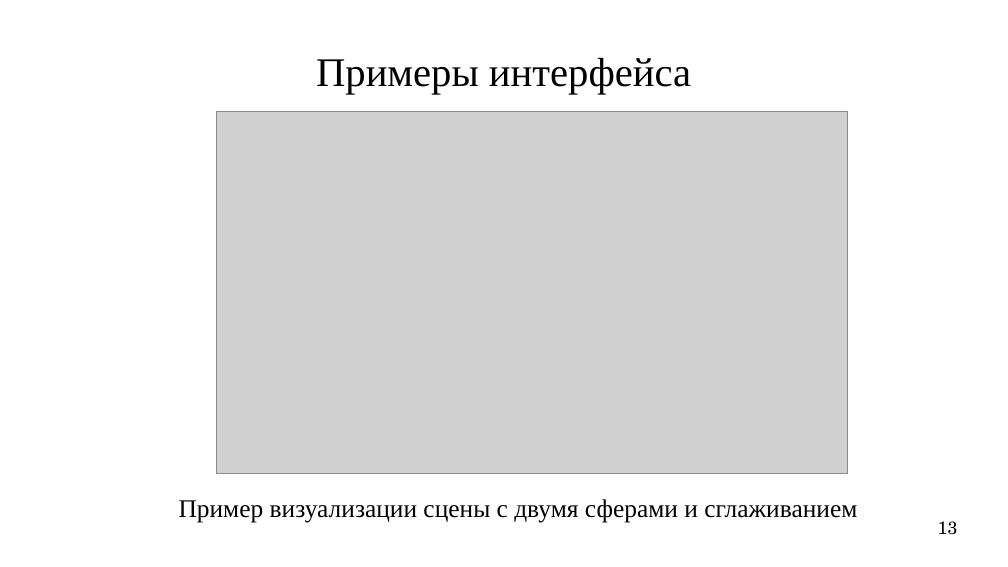
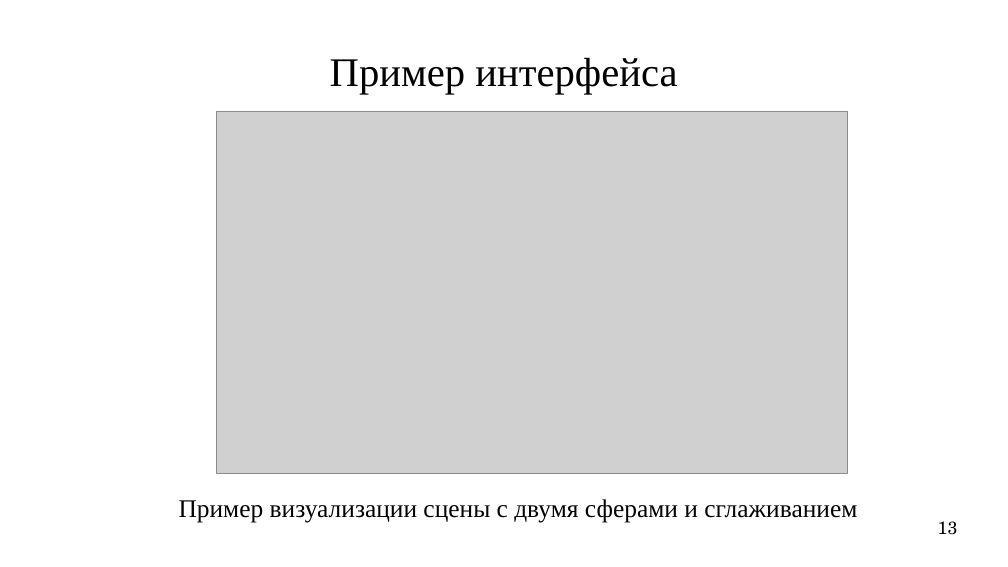
Before and after one commit to Nok1o/CG-coursework-2024, a slide deck: slide 13 of doc/CourseworkPresentation.pptx. Drawn at 1008x567 pixels with LibreOffice and Linux fonts; fonts in the diff are those of the drawing; grey boxes stand for pictures. Boxes give left, top, right and bottom in pixels: in the first picture for what was removed or moved away, otherwise in the second. Text is boxed around its words. In the diff, an @@ line names an element or a change of style, - is before the commit and + after.

```diff
--- a/doc/CourseworkPresentation.pptx
+++ b/doc/CourseworkPresentation.pptx
@@ title at [330, 57, 677, 94]: text changed @@
-Примеры интерфейса
+Пример интерфейса
```
Also in this commit, not shown: 7 other slides changed, 33 other files.
